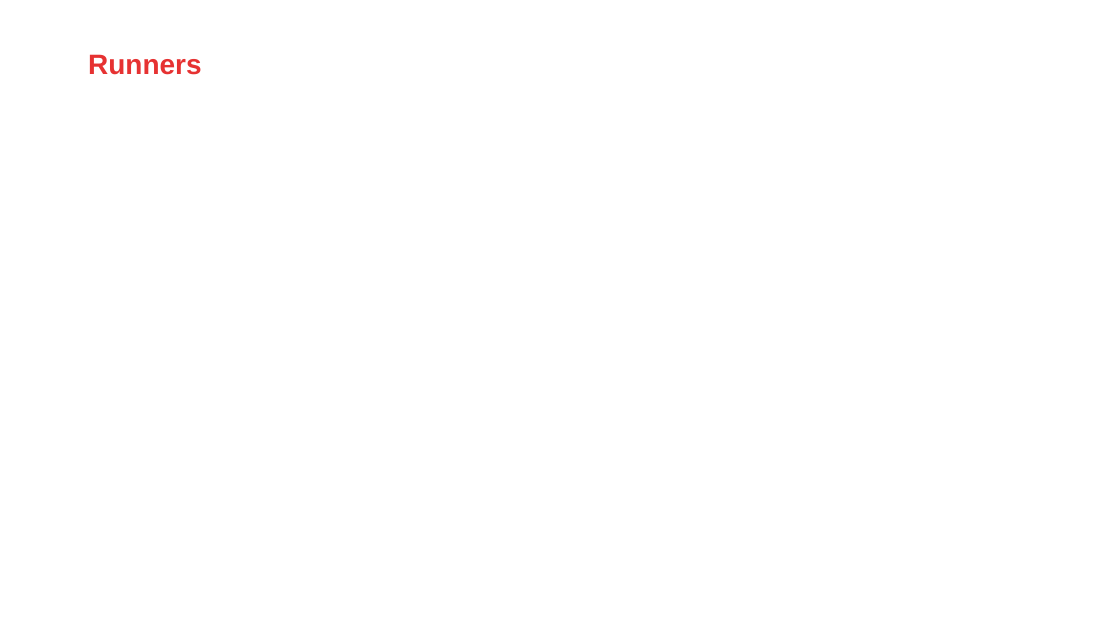
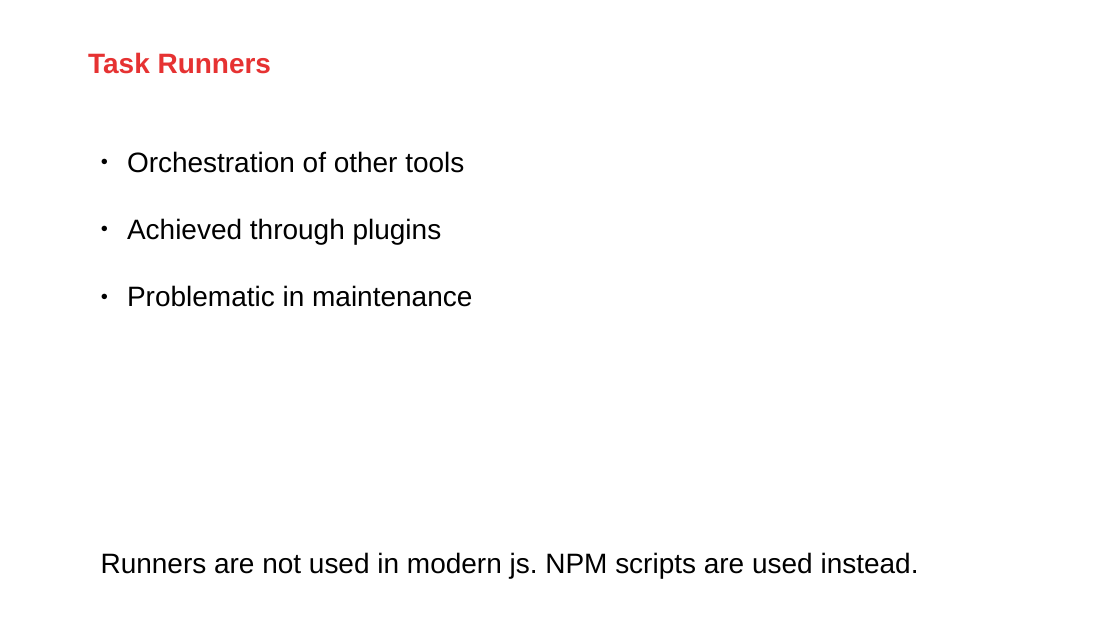
Before and after one commit to AMIS-Services/sig-javascript-tooling, a slide deck: slide 5 of React SIG 3 slides.pptx (slide 6 before the commit). Drawn at 1120x630 pixels with LibreOffice and Linux fonts; fonts in the diff are those of the drawing; background and template pictures are left out. Boxes give left, top, right and bottom in pixels: in the first picture for what was removed or moved away, otherwise in the second. Text is boxed around its words. In the diff, an @@ line names an element or a change of style, - is before the commit and + after.

```diff
--- a/React SIG 3 slides.pptx
+++ b/React SIG 3 slides.pptx
@@ text at bbox=[88, 52, 271, 74]: text changed @@
-Runners
+Task Runners
@@ text added at bbox=[127, 151, 472, 307], 18 pt, text #000000 @@
+● Orchestration of other tools
+● Achieved through plugins
+● Problematic in maintenance
@@ text added at bbox=[101, 552, 919, 578], 18 pt, text #000000 @@
+Runners are not used in modern js. NPM scripts are used instead.
```
Also in this commit, not shown: 3 other slides changed.
